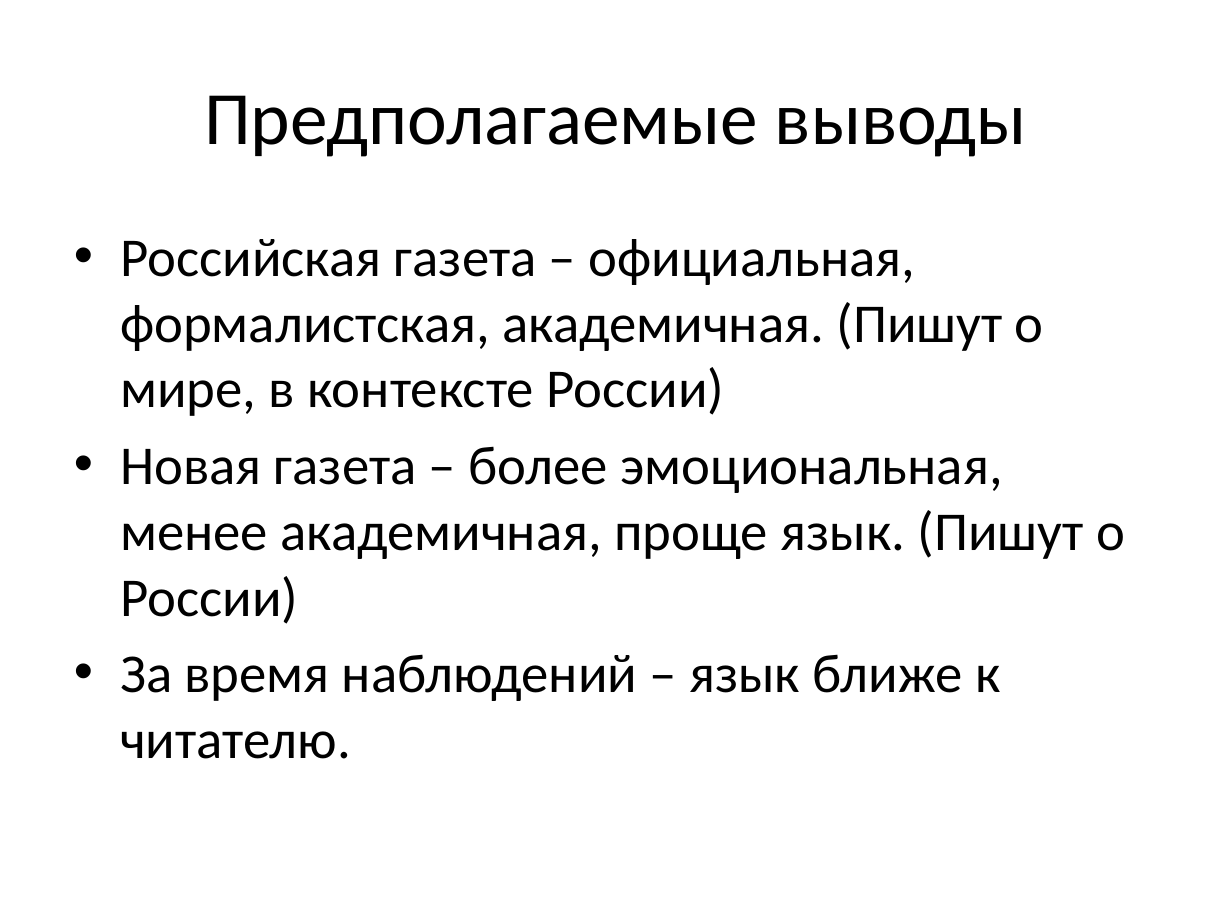
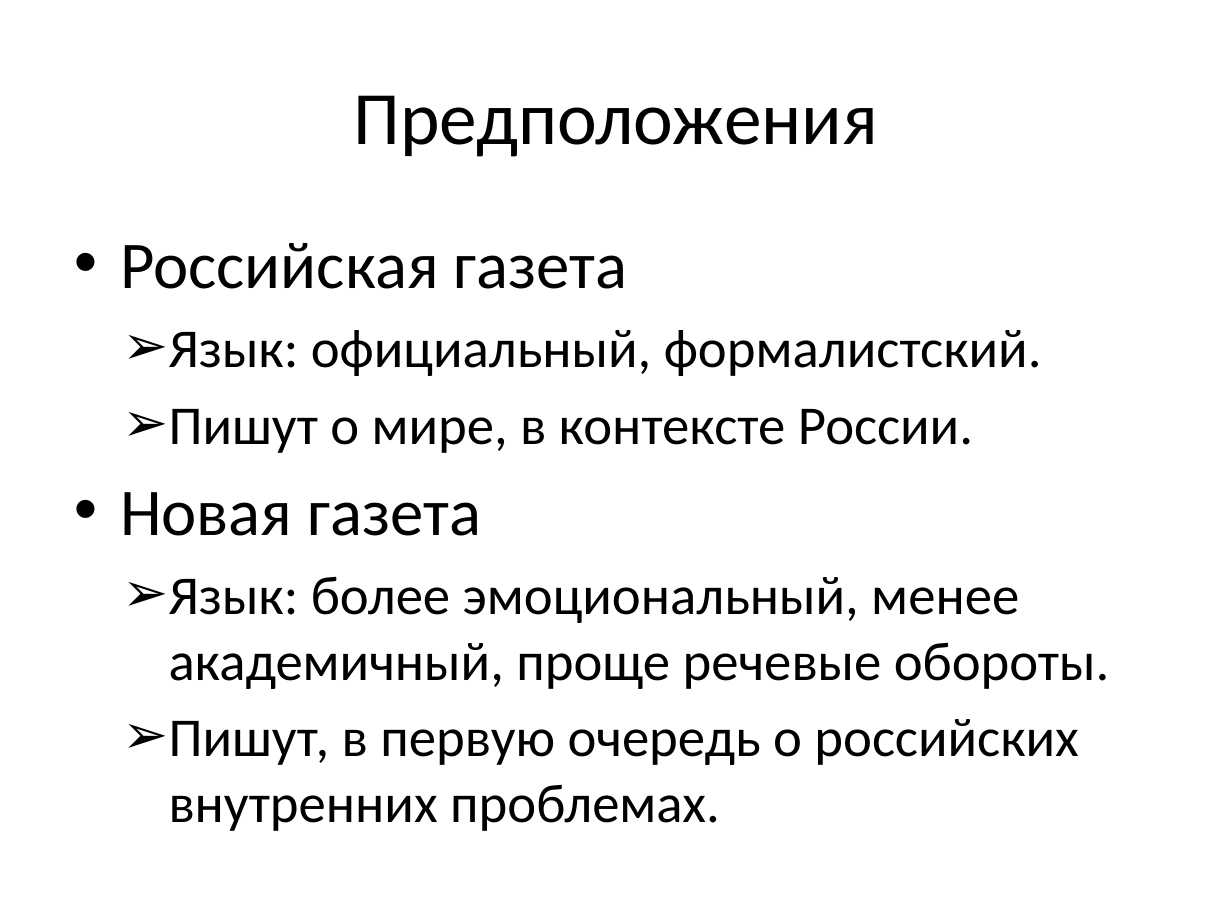
Before and after one commit to arassadin/hse_ling, a slide deck: slide 3 of ng_rg_presentation.pptx. Drawn at 1232x924 pixels with LibreOffice and Linux fonts; fonts in the diff are those of the drawing. Boxes give left, top, right and bottom in pixels: in the first picture for what was removed or moved away, otherwise in the second. Text is boxed around its words. In the diff, an @@ line names an element or a change of style, - is before the commit and + after.

```diff
--- a/ng_rg_presentation.pptx
+++ b/ng_rg_presentation.pptx
@@ title at bbox=[353, 95, 878, 157]: text changed @@
-Предполагаемые выводы
+Предположения
@@ text at bbox=[120, 243, 1110, 831]: text changed @@
-• Российская газета – официальная, формалистская, академичная. (Пишут о мире, в контексте России)
-• Новая газета – более эмоциональная, менее академичная, проще язык. (Пишут о России)
-• За время наблюдений – язык ближе к читателю.
+• Российская газета
+➢ Язык: официальный, формалистский.
+➢ Пишут о мире, в контексте России.
+• Новая газета
+➢ Язык: более эмоциональный, менее академичный, проще речевые обороты.
+➢ Пишут, в первую очередь о российских внутренних проблемах.
```
Also in this commit, not shown: 4 other slides changed, 5 slides added, 2 slides removed.
